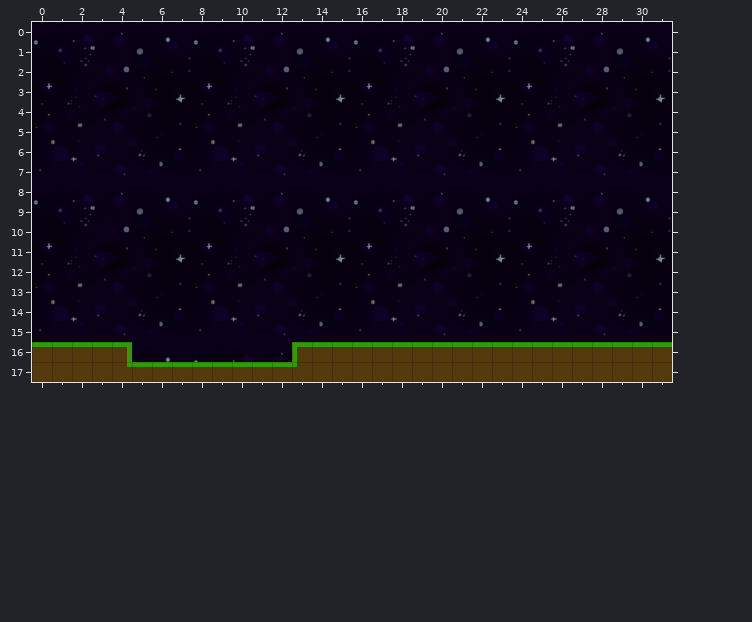
Tiled map, stored at android/assets/moonshot.tmx. Above: the version before the commit.
Cells are 32x32 px. Shown: x 0..31, y 0..17.
Now the later version:
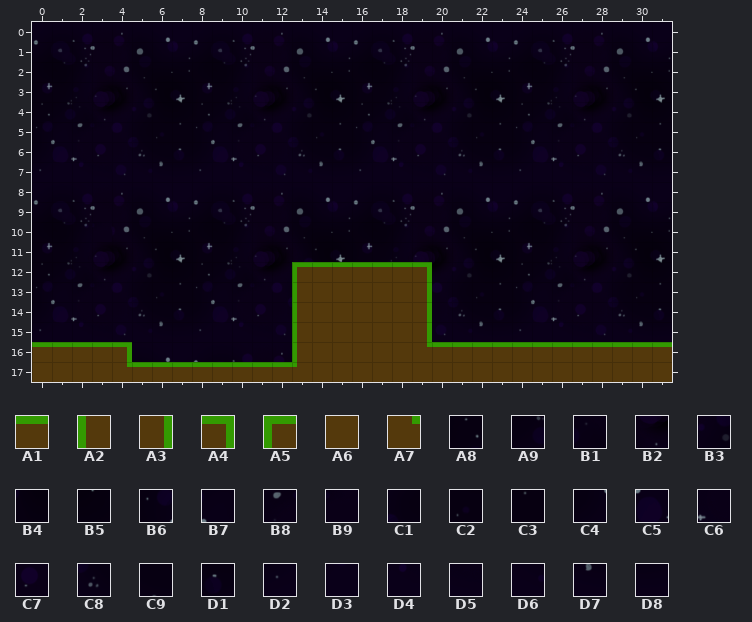
Key: from "ground": A1 0 "ground", A2 0 turned 270 "ground", A3 0 turned 90 "ground", A4 1, A5 1 turned 270, A6 2, A7 3; from "space-tiled background-256x256": A8 32, A9 33, B1 34, B2 35, B3 37, B4 38, B5 39, B6 40, B7 41, B8 42, B9 43, C1 45, C2 46, C3 47, C4 48, C5 49, C6 50, C7 51, C8 53, C9 54, D1 55, D2 56, D3 57, D4 58, D5 59, D6 61, D7 62, D8 63.
__ is an empty cell.
Change:
Layer "Tile Layer 1":
y 12: x 13..19 B3 B4 B5 A8 A9 B1 B2 -> A5 A1 A1 A1 A1 A1 A4
y 13: x 13..19 C1 C2 C3 B6 B7 B8 B9 -> A2 A6 A6 A6 A6 A6 A3
y 14: x 13..19 C8 C9 D1 C4 C5 C6 C7 -> A2 A6 A6 A6 A6 A6 A3
y 15: x 13..19 D6 D7 D8 D2 D3 D4 D5 -> A2 A6 A6 A6 A6 A6 A3
y 16: x 13..19 A5 A1 A1 A1 A1 A1 A1 -> A2 A6 A6 A6 A6 A6 A7
